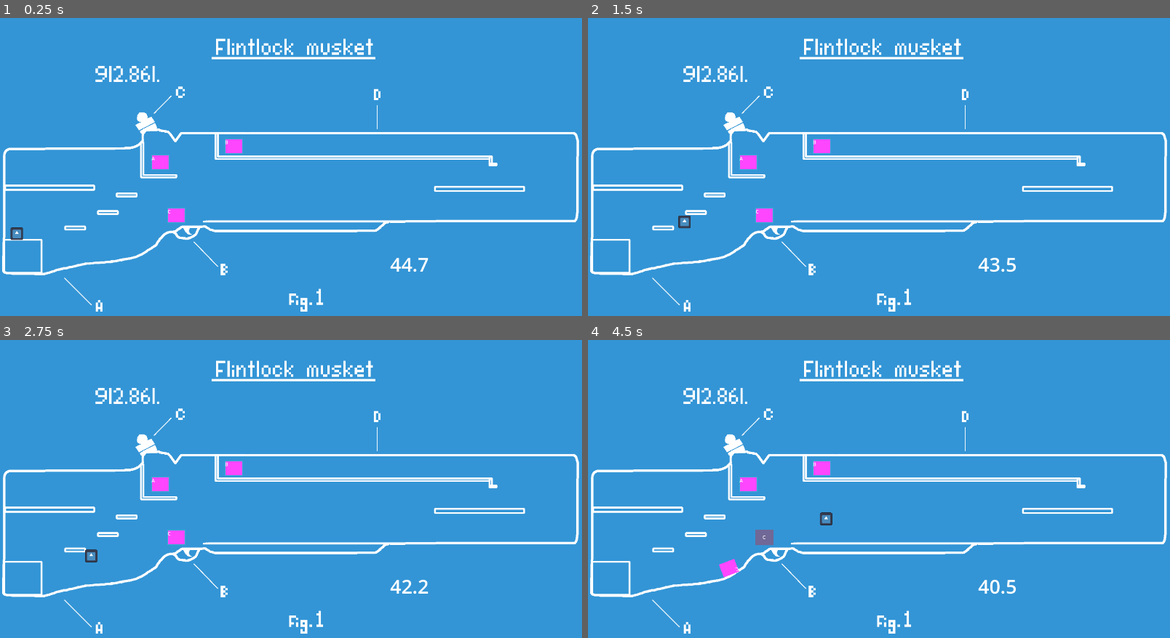
Above: before the commit, frames 1-4 (two rows, left to right).
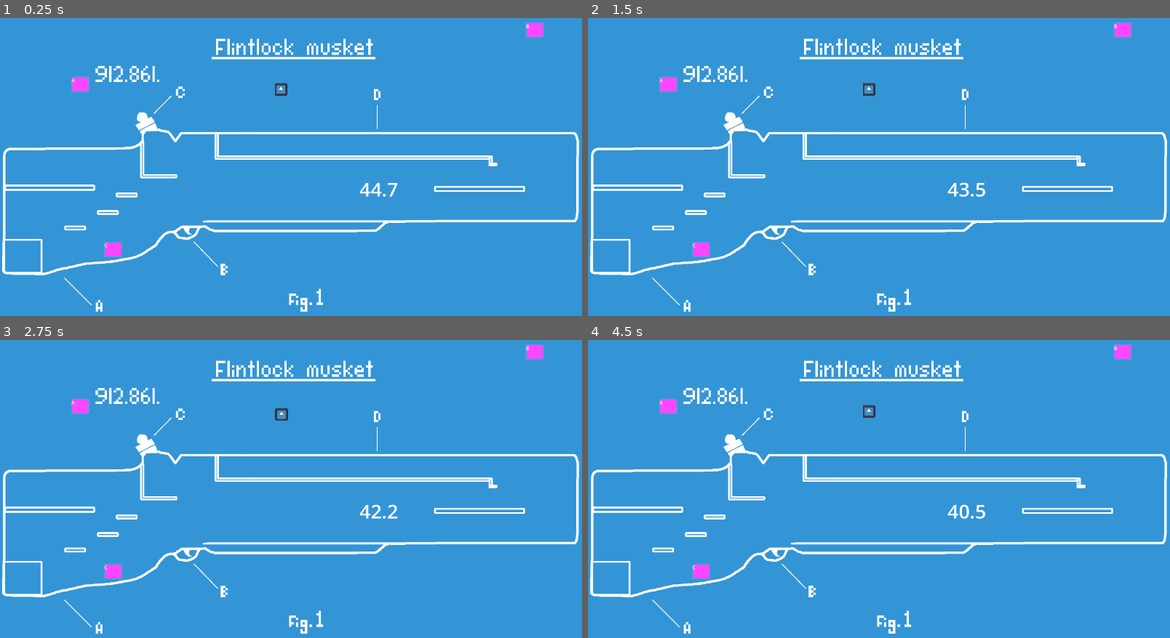
Above: after the commit, the same moments.

Repository: simenhs/piratsyltetoey
Game: Godot game, scene res://scenes/persistent_world/persistent_world.tscn
Same seed, same stepped clock (60 frames per second), same inputs: the game is played once before the commit and once after it. Before the commit the project starts from res://scenes/level1/level1.tscn. The engine's default icon, where the game draws it, is replaced by a stand-in: a white triangle on a blue panel in a dark square.
Inputs:
- Up to frame 1 (0.25 s): no input
- Up to frame 2 (1.5 s): tap Enter at 0.5 s; hold D (right) from 0.53 s (still down); tap Space (jump) at 0.6, 0.77, 1.07 s; tap Shift (dash) at 1.35 s
- Up to frame 3 (2.75 s): tap Space (jump) at 1.52, 1.55, 1.82, 2.3 s; release D (right) at 2.03 s; hold A (left) from 2.03 s (still down); hold E (use) from 2.03 s (still down)
- Up to frame 4 (4.5 s): release A (left) at 2.78 s; release E (use) at 2.78 s; hold D (right) 2.78-4.28 s; tap Space (jump) at 2.85, 3.02, 3.32, 3.77, 3.8, 4.07 s; tap Shift (dash) at 3.6 s; hold A (left) from 4.28 s (still down); tap E (use) at 4.35 s

The runs differ from the first frame. In frame 1, 1.2% of the frame differs, in the area x 1-94%, y 1-86%; in frame 2, 1.2%; in frame 3, 1.2%; in frame 4, 1.4%, in the area x 12-94%, y 1-86%.
Error after the commit: Cannot call method 'show' on a null value. (res://scenes/level1/level_1.gd:31)

Commit message:
Added sound support and persistent level

Diff:
--- /dev/null
+++ b/godot/components/polyphonic_audio_player.gd
@@ -0,0 +1,25 @@
+extends AudioStreamPlayer
+
+@export var audio_library: AudioLibrary
+
+func _ready() -> void:
+	stream = AudioStreamPolyphonic.new()
+	var level_scene = load("res://scenes/level1/level1.tscn").instantiate()
+	$"../current_level_root".add_child(level_scene)
+
+func play_sound(sound_name: String) -> bool:
+	if sound_name:
+		var audio_stream = audio_library.get_audio_stream(sound_name)
+		if not audio_stream:
+			printerr("failed to get audio stream from sound with name: " + sound_name)
+			return false
+
+		if not playing:
+			self.play()
+
+		var polyphonic_stream_playback := self.get_stream_playback()
+		polyphonic_stream_playback.play_stream(audio_stream)
+		return true
+	else:
+		printerr("soundname is invalid, cannot play sound effect.")
+		return false
--- /dev/null
+++ b/godot/components/polyphonic_audio_player.tscn
@@ -0,0 +1,7 @@
+[gd_scene load_steps=2 format=3 uid="uid://2rx5e74o2ywa"]
+
+[ext_resource type="Script" path="res://components/polyphonic_audio_player.gd" id="1_ffixk"]
+
+[node name="polyphonic_audio_player" type="AudioStreamPlayer"]
+max_polyphony = 32
+script = ExtResource("1_ffixk")
--- a/godot/project.godot
+++ b/godot/project.godot
@@ -11,14 +11,19 @@
 [application]
 
 config/name="New Game Project"
-run/main_scene="res://scenes/level1/level1.tscn"
+run/main_scene="res://scenes/persistent_world/persistent_world.tscn"
 config/features=PackedStringArray("4.3", "GL Compatibility")
 config/icon="res://icon.svg"
+
+[autoload]
+
+globals="*res://scripts/globals.gd"
 
 [display]
 
 window/size/viewport_width=1920
 window/size/viewport_height=1080
+window/size/mode=2
 window/size/window_width_override=1920
 window/size/window_height_override=1080
 window/stretch/mode="viewport"
--- /dev/null
+++ b/godot/resources/sound_effects/hit_metal.tres
@@ -0,0 +1,9 @@
+[gd_resource type="Resource" script_class="SoundEffect" load_steps=3 format=3 uid="uid://du6dj7yn5fpk0"]
+
+[ext_resource type="Script" path="res://scripts/custom_resource_bases/sound_effect.gd" id="1_tsvfy"]
+[ext_resource type="AudioStream" uid="uid://dcdfxx1r8whq0" path="res://assets/audio/pop.mp3" id="2_th2u2"]
+
+[resource]
+script = ExtResource("1_tsvfy")
+name = "hit_metal"
+streams = Array[AudioStream]([ExtResource("2_th2u2")])
--- /dev/null
+++ b/godot/resources/sound_effects/hit_wood.tres
@@ -0,0 +1,9 @@
+[gd_resource type="Resource" script_class="SoundEffect" load_steps=3 format=3 uid="uid://6ha7toalxvjw"]
+
+[ext_resource type="Script" path="res://scripts/custom_resource_bases/sound_effect.gd" id="1_r1t4u"]
+[ext_resource type="AudioStream" uid="uid://dcdfxx1r8whq0" path="res://assets/audio/pop.mp3" id="2_ju0yh"]
+
+[resource]
+script = ExtResource("1_r1t4u")
+name = "hit_wood"
+streams = Array[AudioStream]([ExtResource("2_ju0yh")])
--- /dev/null
+++ b/godot/resources/sound_effects/jump.tres
@@ -0,0 +1,9 @@
+[gd_resource type="Resource" script_class="SoundEffect" load_steps=3 format=3 uid="uid://d4d15gmw2adx"]
+
+[ext_resource type="Script" path="res://scripts/custom_resource_bases/sound_effect.gd" id="1_fw07y"]
+[ext_resource type="AudioStream" uid="uid://dcdfxx1r8whq0" path="res://assets/audio/pop.mp3" id="2_tyq0k"]
+
+[resource]
+script = ExtResource("1_fw07y")
+name = "jump"
+streams = Array[AudioStream]([ExtResource("2_tyq0k")])
--- /dev/null
+++ b/godot/resources/sound_effects/step_on_metal.tres
@@ -0,0 +1,9 @@
+[gd_resource type="Resource" script_class="SoundEffect" load_steps=3 format=3 uid="uid://j4kw01oltuif"]
+
+[ext_resource type="Script" path="res://scripts/custom_resource_bases/sound_effect.gd" id="1_fs4dw"]
+[ext_resource type="AudioStream" uid="uid://dcdfxx1r8whq0" path="res://assets/audio/pop.mp3" id="2_mik8b"]
+
+[resource]
+script = ExtResource("1_fs4dw")
+name = "step_on_wood"
+streams = Array[AudioStream]([ExtResource("2_mik8b")])
--- /dev/null
+++ b/godot/resources/sound_effects/step_on_wood.tres
@@ -0,0 +1,9 @@
+[gd_resource type="Resource" script_class="SoundEffect" load_steps=3 format=3 uid="uid://d3nnfymwgeu7y"]
+
+[ext_resource type="Script" path="res://scripts/custom_resource_bases/sound_effect.gd" id="1_bf5lr"]
+[ext_resource type="AudioStream" uid="uid://dcdfxx1r8whq0" path="res://assets/audio/pop.mp3" id="2_cmjfa"]
+
+[resource]
+script = ExtResource("1_bf5lr")
+name = "step_on_metal"
+streams = Array[AudioStream]([ExtResource("2_cmjfa")])
--- /dev/null
+++ b/godot/resources/sound_effects/throw.tres
@@ -0,0 +1,9 @@
+[gd_resource type="Resource" script_class="SoundEffect" load_steps=3 format=3 uid="uid://b5ll76mlg2cke"]
+
+[ext_resource type="Script" path="res://scripts/custom_resource_bases/sound_effect.gd" id="1_ohdff"]
+[ext_resource type="AudioStream" uid="uid://dcdfxx1r8whq0" path="res://assets/audio/pop.mp3" id="2_h2862"]
+
+[resource]
+script = ExtResource("1_ohdff")
+name = "hit_metal"
+streams = Array[AudioStream]([ExtResource("2_h2862")])
--- a/godot/scenes/level1/level1.tscn
+++ b/godot/scenes/level1/level1.tscn
@@ -12,14 +12,25 @@
 [node name="World" parent="." instance=ExtResource("1_cwunv")]
 
 [node name="Player" parent="." instance=ExtResource("2_qf4gi")]
-position = Vector2(55, 763)
+position = Vector2(927, 309)
+
+[node name="pickupObject" parent="." instance=ExtResource("3_8oqeh")]
+position = Vector2(236, 264)
+
+[node name="pickupObject2" parent="." instance=ExtResource("3_8oqeh")]
+position = Vector2(1735, 85)
+display_name = "B"
+
+[node name="pickupObject3" parent="." instance=ExtResource("3_8oqeh")]
+position = Vector2(345, 809)
+display_name = "C"
 
 [node name="TimerLabel" type="Label" parent="."]
 unique_name_in_owner = true
-offset_left = 1287.0
-offset_top = 838.0
-offset_right = 1414.0
-offset_bottom = 926.0
+offset_left = 966.0
+offset_top = 590.0
+offset_right = 1534.0
+offset_bottom = 658.0
 theme_override_font_sizes/font_size = 64
 text = "20.0"
 horizontal_alignment = 1
@@ -29,43 +40,4 @@
 one_shot = true
 autostart = true
 
-[node name="pickupObject" parent="." instance=ExtResource("3_8oqeh")]
-position = Vector2(500, 522)
-ejection_force = Vector2(500, -100)
-ejection_delay = 0.0
-
-[node name="pickupObject2" parent="." instance=ExtResource("3_8oqeh")]
-position = Vector2(742, 468)
-display_name = "B"
-ejection_force = Vector2(1000, -20)
-ejection_delay = 6.0
-
-[node name="pickupObject3" parent="." instance=ExtResource("3_8oqeh")]
-position = Vector2(553, 697)
-display_name = "C"
-ejection_force = Vector2(-500, -1500)
-ejection_delay = 3.0
-
-[node name="WinLabel" type="Label" parent="."]
-unique_name_in_owner = true
-visible = false
-offset_left = 605.0
-offset_top = 518.0
-offset_right = 1415.0
-offset_bottom = 752.0
-theme_override_colors/font_color = Color(0.39553, 0.935321, 0.374666, 1)
-theme_override_font_sizes/font_size = 128
-text = "VICTORY! "
-
-[node name="LoosLabel" type="Label" parent="."]
-unique_name_in_owner = true
-visible = false
-offset_left = 605.0
-offset_top = 518.0
-offset_right = 1415.0
-offset_bottom = 752.0
-theme_override_colors/font_color = Color(0.749306, 0.204109, 0.0733278, 1)
-theme_override_font_sizes/font_size = 128
-text = "YOU FAILED..."
-
 [connection signal="timeout" from="Timer" to="." method="_on_timer_timeout"]
--- a/godot/scenes/level1/picup_object/home_position.gd
+++ b/godot/scenes/level1/picup_object/home_position.gd
@@ -9,14 +9,14 @@
 var _attract :bool = true
 
 
-func _physics_process(delta: float) -> void:
+func _physics_process(_delta: float) -> void:
 	if _attract and loose_pice.attatched_to == null :
 		loose_pice.lock_transform(transform)
 	else :
 		loose_pice.unlock()
 
 
-func _on_body_exited(body: Node2D) -> void:
+func _on_body_exited(_body: Node2D) -> void:
 	if not get_overlapping_bodies().has(loose_pice):
 		print("exited: " , get_overlapping_bodies())
 		color_rect.color  =Color.RED
@@ -24,7 +24,7 @@
 		_attract = false
 
 
-func _on_body_entered(body: Node2D) -> void:
+func _on_body_entered(_body: Node2D) -> void:
 	if get_overlapping_bodies().has(loose_pice):
 		color_rect.color  =Color.TURQUOISE
 		color_rect.color.a = .3
--- a/godot/scenes/level1/player/player.gd
+++ b/godot/scenes/level1/player/player.gd
@@ -50,19 +50,20 @@
 	move_and_slide()
 
 
-func _jump(delta : float):
+func _jump(_delta : float):
+	globals.play_sound("jump")
 	velocity.y = JUMP_VELOCITY
 	coyote_timer.stop()
 	bounce_count = 0
 
 
-func _bounce_jump(delat : float):
+func _bounce_jump(_delta : float):
 	print(velocity.y)
 	velocity.y = JUMP_VELOCITY + JUMP_VELOCITY*0.1 *bounce_count
 	bounce_count += 1
 	coyote_timer.stop()
 
-func wall_jump(delta:float):
+func wall_jump(_delta:float):
 		velocity.y = JUMP_VELOCITY
 		velocity.x = -Input.get_axis("left", "right")
 		coyote_timer.stop()
--- /dev/null
+++ b/godot/scenes/persistent_world/persistent_world.tscn
@@ -0,0 +1,22 @@
+[gd_scene load_steps=11 format=3 uid="uid://vuy67oyr2buv"]
+
+[ext_resource type="PackedScene" uid="uid://2rx5e74o2ywa" path="res://components/polyphonic_audio_player.tscn" id="1_jjo3n"]
+[ext_resource type="Script" path="res://scripts/custom_resource_bases/audio_library.gd" id="2_fnxn6"]
+[ext_resource type="Script" path="res://scripts/custom_resource_bases/sound_effect.gd" id="3_kbgrk"]
+[ext_resource type="Resource" uid="uid://d4d15gmw2adx" path="res://resources/sound_effects/jump.tres" id="4_b4hns"]
+[ext_resource type="Resource" uid="uid://j4kw01oltuif" path="res://resources/sound_effects/step_on_metal.tres" id="5_gxwxp"]
+[ext_resource type="Resource" uid="uid://d3nnfymwgeu7y" path="res://resources/sound_effects/step_on_wood.tres" id="6_gjuca"]
+[ext_resource type="Resource" uid="uid://du6dj7yn5fpk0" path="res://resources/sound_effects/hit_metal.tres" id="7_bdtlx"]
+[ext_resource type="Resource" uid="uid://6ha7toalxvjw" path="res://resources/sound_effects/hit_wood.tres" id="8_8ujl0"]
+[ext_resource type="Resource" uid="uid://b5ll76mlg2cke" path="res://resources/sound_effects/throw.tres" id="9_vcyii"]
+
+[sub_resource type="Resource" id="Resource_wbh1l"]
+script = ExtResource("2_fnxn6")
+sound_effects = Array[ExtResource("3_kbgrk")]([ExtResource("4_b4hns"), ExtResource("5_gxwxp"), ExtResource("6_gjuca"), ExtResource("7_bdtlx"), ExtResource("8_8ujl0"), ExtResource("9_vcyii")])
+
+[node name="persistent_world" type="Node2D"]
+
+[node name="polyphonic_audio_player" parent="." instance=ExtResource("1_jjo3n")]
+audio_library = SubResource("Resource_wbh1l")
+
+[node name="current_level_root" type="Node2D" parent="."]
--- /dev/null
+++ b/godot/scripts/custom_resource_bases/audio_library.gd
@@ -0,0 +1,20 @@
+extends Resource
+class_name AudioLibrary
+
+@export var sound_effects: Array[SoundEffect]
+
+func get_audio_stream(name: String) -> AudioStream:
+	var index := -1
+
+	if name:
+		for sound_effect in sound_effects:
+			index += 1
+
+			if name == sound_effect.name:
+				return sound_effects[index].get_stream()
+	else:
+		printerr("sound name was empty or null, cannot fetch audio stream.")
+		return null
+
+	printerr("no sound found with name: " + name)
+	return null
--- /dev/null
+++ b/godot/scripts/custom_resource_bases/sound_effect.gd
@@ -0,0 +1,13 @@
+extends Resource
+class_name SoundEffect
+
+@export var name: String
+@export var streams: Array[AudioStream]
+
+func get_stream() -> AudioStream:
+	if streams.size() == 0:
+		printerr("attempt to fetch audio stream from sound effect with name " + name + ", but no streams are attached to it.")
+		return null
+
+	var index := globals.RNG.randi_range(0, streams.size() - 1)
+	return streams[index]
--- /dev/null
+++ b/godot/scripts/globals.gd
@@ -0,0 +1,22 @@
+extends Node
+
+var RNG = RandomNumberGenerator.new()
+var WORLD_ROOT = null
+
+func _ready():
+	RNG.seed = hash("tosiso")
+	WORLD_ROOT = get_tree().root.get_node("persistent_world")
+	print(WORLD_ROOT.name)
+
+func play_sound(sound_name: String) -> bool:
+	if not sound_name:
+		printerr("sound_name was invalid or empty, cannot play sound.")
+		return false
+
+	var audio_player = WORLD_ROOT.get_node("polyphonic_audio_player")
+	if not audio_player:
+		printerr("failed to get audio player node, scene tree likely borked!")
+		return false
+
+	var success: bool = audio_player.play_sound(sound_name)
+	return success
Not shown, added: godot/assets/audio/pop.mp3.import
Not shown, added: godot/assets/audio/pop.mp3
